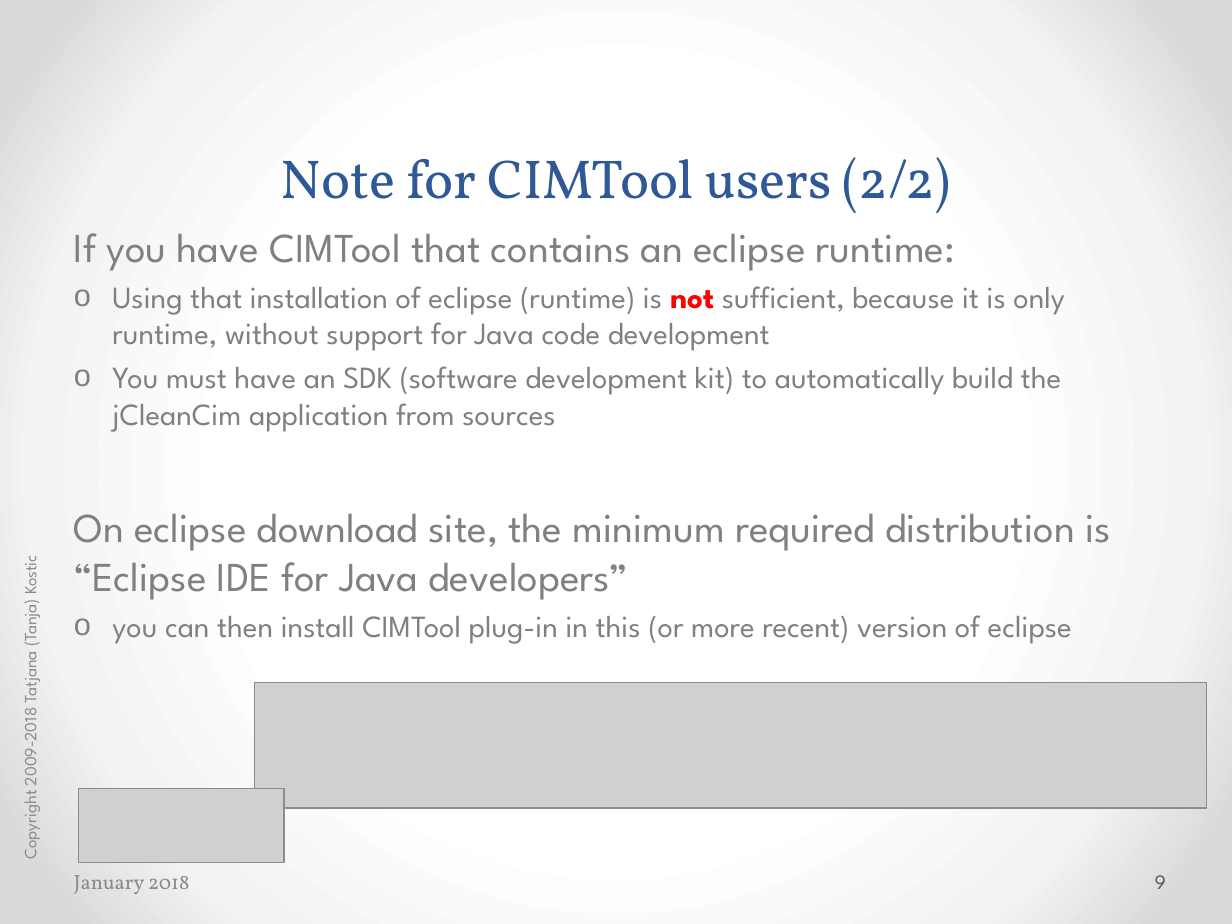
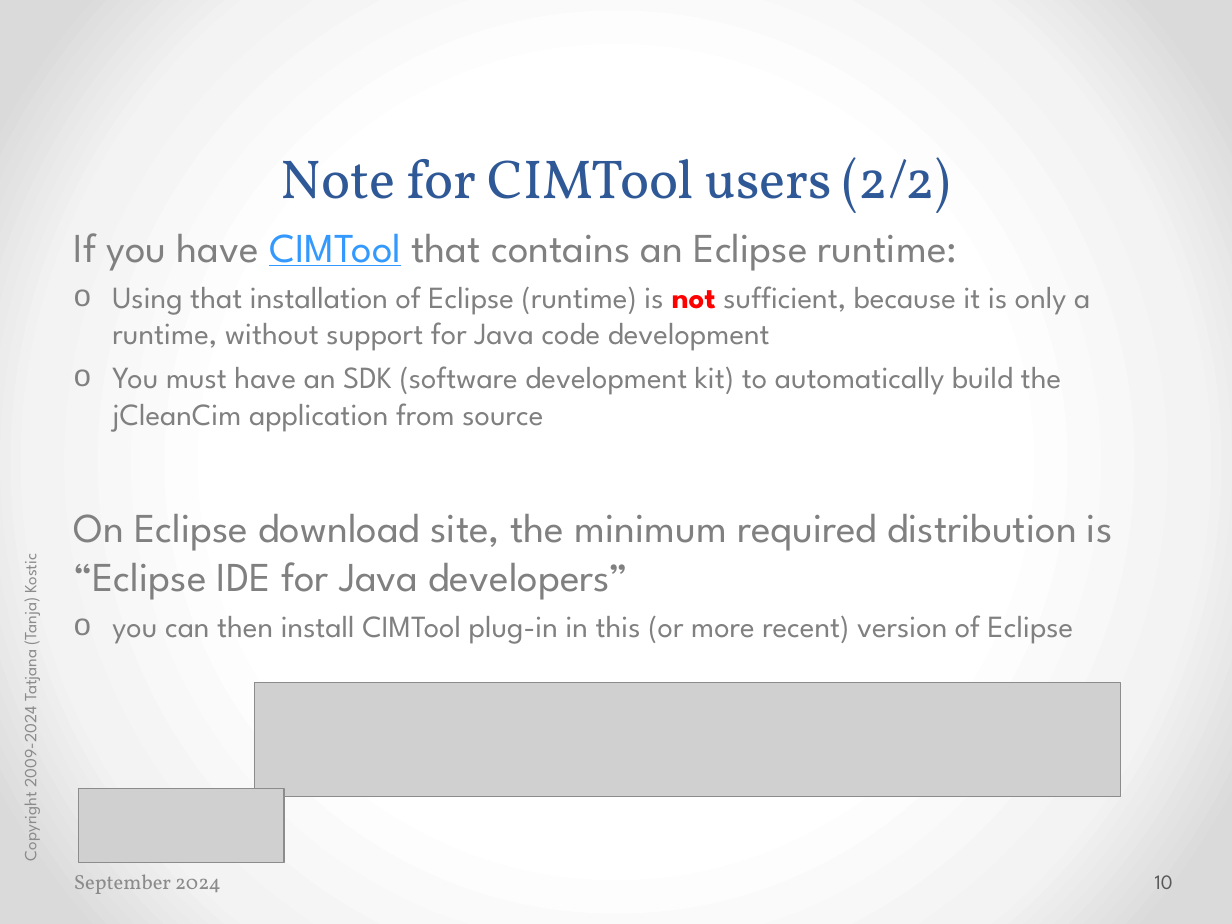
Before and after one commit to cimug-org/jCleanCim, a slide deck: slide 10 of doc/jCleanCimIntro.pptx (slide 9 before the commit). Drawn at 1232x924 pixels with LibreOffice and Linux fonts; fonts in the diff are those of the drawing; grey boxes stand for pictures. Boxes give left, top, right and bottom in pixels: in the first picture for what was removed or moved away, otherwise in the second. Text is boxed around its words. In the diff, an @@ line names an element or a change of style, - is before the commit and + after.

```diff
--- a/doc/jCleanCimIntro.pptx
+++ b/doc/jCleanCimIntro.pptx
@@ text at bbox=[74, 233, 1113, 644]: text changed @@
-If you have CIMTool that contains an eclipse runtime:
-  o Using that installation of eclipse (runtime) is not sufficient, because it is only runtime, without support for Java code development
-  o You must have an SDK (software development kit) to automatically build the jCleanCim application from sources
-On eclipse download site, the minimum required distribution is “Eclipse IDE for Java developers”
-  o you can then install CIMTool plug-in in this (or more recent) version of eclipse
+If you have CIMTool that contains an Eclipse runtime:
+  o Using that installation of Eclipse (runtime) is not sufficient, because it is only a runtime, without support for Java code development
+  o You must have an SDK (software development kit) to automatically build the jCleanCim application from source
+On Eclipse download site, the minimum required distribution is “Eclipse IDE for Java developers”
+  o you can then install CIMTool plug-in in this (or more recent) version of Eclipse
@@ text at bbox=[17, 558, 42, 859]: text changed @@
-Copyright 2009-2018 Tatjana (Tanja) Kostic
+Copyright 2009-2024 Tatjana (Tanja) Kostic
@@ picture: place and size @@
-picture at bbox=[255, 683, 1207, 808]
+picture at bbox=[255, 683, 1121, 797]
@@ text at bbox=[74, 874, 221, 894]: text changed @@
-January 2018
+September 2024
@@ page number at bbox=[1155, 875, 1173, 889]: text changed @@
-9
+10
```
Also in this commit, not shown: 74 other slides changed, 2 slides added, 35 other files.
